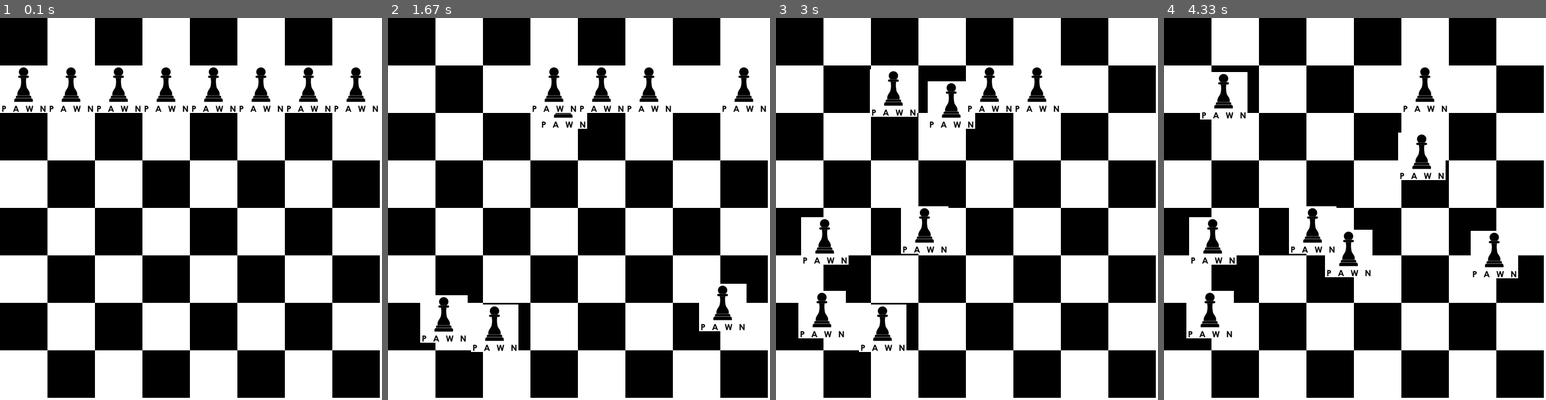
Above: before the commit, frames 1-4 (left to right).
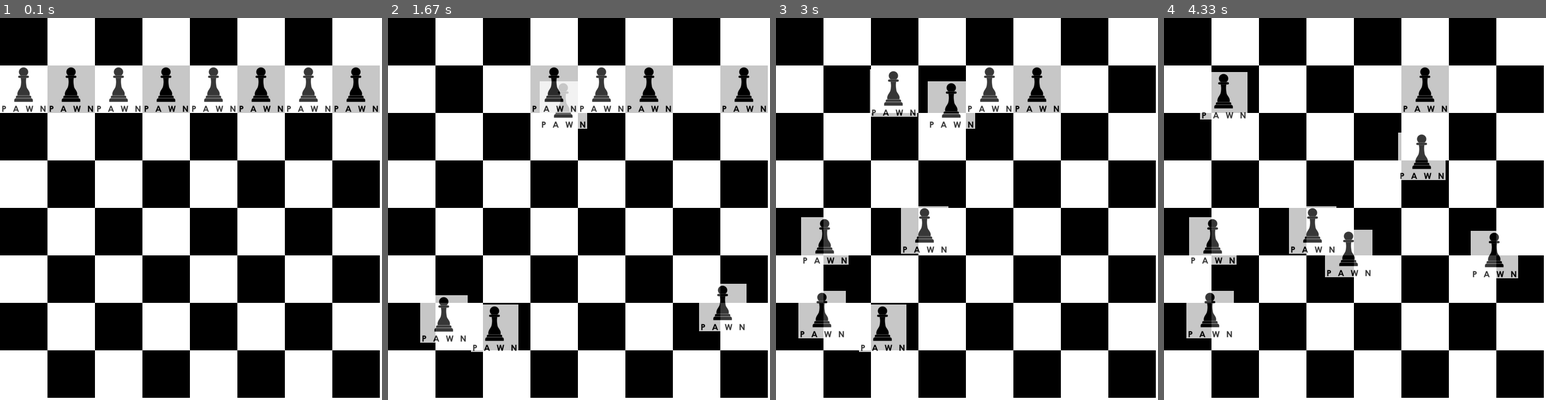
Above: after the commit, the same moments.

Repository: Magulak/Chess---AI
Game: pygame game, started from ChessGui Pygame.py
Same seed, same stepped clock (60 frames per second), same inputs: the game is played once before the commit and once after it.
Inputs (mouse positions are in pixels of both pictures, inside the frame that each line leads up to):
- Up to frame 1 (0.1 s): no input
- Up to frame 2 (1.67 s): press the mouse at (506, 90) at 0.37 s; move the mouse to (533, 98) at 0.47 s; release the mouse at (563, 105) at 0.6 s; press the mouse at (460, 90) at 0.7 s; move the mouse to (452, 205) at 0.8 s; release the mouse at (445, 319) at 0.93 s; press the mouse at (697, 90) at 1.03 s; move the mouse to (708, 197) at 1.13 s; release the mouse at (724, 308) at 1.27 s; press the mouse at (410, 90) at 1.37 s; move the mouse to (452, 209) at 1.47 s; release the mouse at (494, 327) at 1.6 s
- Up to frame 3 (3 s): press the mouse at (833, 319) at 1.7 s; move the mouse to (863, 205) at 1.8 s; release the mouse at (894, 94) at 1.93 s; press the mouse at (1112, 308) at 2.03 s; move the mouse to (967, 312) at 2.13 s; release the mouse at (821, 315) at 2.27 s; press the mouse at (1131, 90) at 2.37 s; move the mouse to (978, 163) at 2.47 s; release the mouse at (825, 239) at 2.6 s; press the mouse at (951, 105) at 2.7 s; move the mouse to (944, 174) at 2.8 s; release the mouse at (932, 247) at 2.93 s
- Up to frame 4 (4.33 s): press the mouse at (1282, 94) at 3.03 s; move the mouse to (1251, 94) at 3.13 s; release the mouse at (1225, 94) at 3.27 s; press the mouse at (1339, 105) at 3.37 s; move the mouse to (1343, 178) at 3.47 s; release the mouse at (1347, 254) at 3.6 s; press the mouse at (1270, 327) at 3.7 s; move the mouse to (1381, 289) at 3.8 s; release the mouse at (1492, 254) at 3.93 s; press the mouse at (1377, 90) at 4.03 s; move the mouse to (1400, 121) at 4.13 s; release the mouse at (1419, 155) at 4.27 s

The runs differ from the first frame. In frame 1, 6.2% of the frame differs, in the area x 0-100%, y 12-25%; in frame 2, 6.4%; in frame 3, 6.1%; in frame 4, 6.7%, in the area x 5-93%, y 12-84%.

Commit message:
More TODO made, code cleanup made

Diff:
--- a/ChessGui Pygame.py
+++ b/ChessGui Pygame.py
@@ -25,6 +25,9 @@
 # Load resized image
 image = pygame.image.load('Piece1.png').convert()
 
+# Make image see-through
+image.set_alpha(200)
+
 
 
 # list of pieces and their position
@@ -33,7 +36,9 @@
 piece_draging = False
 
 
+# TODO WHITE PIECES
 # Create rect based on image, and set its basic coordinates. and make 7 copies of that piece, and set them on board
+# PAWN
 piece = image.get_rect()
 piece.x, piece.y = 0, 87
 x = 1
@@ -42,6 +47,20 @@
          f"piece_position_list.append(piece{x})\n"
          f"piece.x, piece.y = x*87,87")
     x = x + 1
+    # KNIGHT
+    # BISHOP
+    # ROOK
+    # QUEEN
+    # KING
+
+# TODO BLACK PIECES
+    # PAWN
+    # KNIGHT
+    # BISHOP
+    # ROOK
+    # QUEEN
+    # KING
+
 
 # Define the colors & fps
 white = (255, 255, 255)
